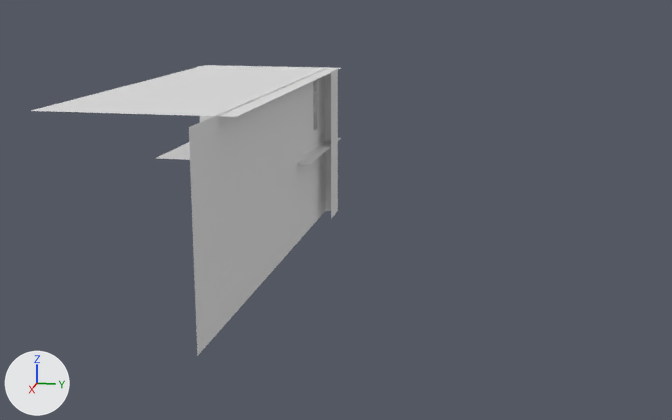
The glTF model assets/threejs/models/portfolio_room.glb as it was, and as the next commit left it.
One viewpoint serves both versions: a 50 mm lens placed at (66.6, 18.6, 11.5), pointed at (13.6, 8.0, -1.7). The axes (+X, +Y, +Z) are drawn at lower left. The lights are the same throughout. Where no turn or scale is listed for an object, it has been applied to the vertices. Vertices at the same position are counted once.

In view in the first picture: 'Ceiling', 'Floor', 'Wall', 'WallRight', 'Window'.
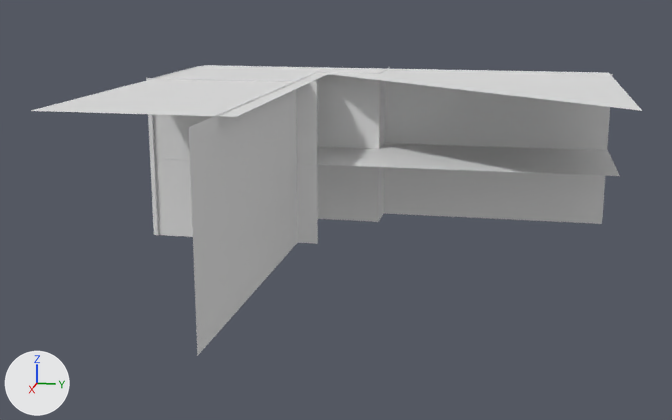
Boxes (x1, y1, x2, y2) around the edits, measured in the pictures (672 x 420 px):
'WallRight', reshaped (45% wider): before (189, 68, 327, 356); after (189, 67, 390, 356)
'Wall', reshaped (229% wider, 10% taller): before (198, 66, 338, 219); after (150, 66, 613, 235)
'Ceiling', reshaped (97% wider): before (31, 65, 340, 117); after (31, 65, 642, 117)
'WallBack', added: after (146, 78, 318, 244)
'Floor', reshaped: before (157, 138, 341, 164); after (159, 143, 620, 176)

What changed in the scene script:
```text
Add mat_neutral_005:
    mat_neutral_005 = principled_material('Neutral.005')
    mat_neutral_005.base_color = (0.8, 0.8, 0.8)  # white #e7e7e7
Change me_plane_001:
    where me_plane_001.from_pydata(...)  # 4 vertices, 2 faces; spans x -5.3..21.0, y -5.3..5.3, z 0.0
    used by ob_ceiling; location = (3.42, 0.0, 5.26)
    verts and faces of me_plane_001; kept vertices keep their numbers, new ones are numbered from 4
    before: 0 (-5.3, -5.3, 0.0) at pixel (204, 65), 1 (21.0, -5.3, 0.0) at pixel (29, 110), 2 (-5.3, 5.3, 0.0) at pixel (341, 67), 3 (21.0, 5.3, 0.0) at pixel (236, 116)
    me_plane_001 part 1
    add delete_faces([(0, 2, 3), (0, 3, 1)])
    add verts[4] = (-0.3, 5.3, 0.0)  # pixel (327, 74)
    add verts[5] = (-5.3, 24.4, 0.0)  # pixel (608, 72)
    add verts[6] = (15.0, 24.4, 0.0)  # pixel (642, 110)
    add faces += [(0, 2, 1), (1, 4, 3), (1, 2, 4), (2, 5, 4), (4, 5, 6)]
Change me_plane_002:
    where me_plane_002.from_pydata(...)  # 4 vertices, 2 faces; spans x -5.33..5.33, y -5.33..5.33, z 0.0
    used by ob_floor; location = (3.42, 0.0, 0.0)
    me_plane_002 part 2
    me_plane_002.vertices[2].co: (-5.33, 5.33, 0.0) -> (-5.33, 24.61, 0.0)  # pixel (341, 137) -> pixel (606, 146)
    me_plane_002.vertices[3].co: (5.33, 5.33, 0.0) -> (5.33, 24.61, 0.0)  # pixel (310, 164) -> pixel (619, 176)
Change me_plane:
    where me_plane.from_pydata(...)  # 6 vertices, 4 faces; spans x 0.0..2.39, y -5.33..5.33, z -5.33..5.33
    used by ob_wall; location = (-0.34, 0.0, 0.0)
    verts and faces of me_plane; kept vertices keep their numbers, new ones are numbered from 6
    before: 0 (0.0, -5.33, 5.33) at pixel (197, 66), 1 (0.0, -5.33, -5.33), 2 (0.0, 5.33, 5.33) at pixel (337, 68), 3 (0.0, 5.33, -5.33) at pixel (337, 211), 4 (2.39, 5.33, 5.33) at pixel (331, 71)
    before: 5 (2.39, 5.33, -5.33) at pixel (331, 218)
    me_plane part 3
    add delete_vertices([*range(2, 6)])  # with the faces that use them
    add verts[6] = (0.0, 24.57, 5.33)  # pixel (612, 73)
    add verts[7] = (0.0, 24.57, -5.33)  # pixel (602, 223)
    add verts[8] = (9.25, -5.33, 5.33)  # pixel (150, 78)
    add verts[9] = (9.25, -5.33, -5.33)  # pixel (157, 235)
    add faces += [(0, 1, 7), (0, 7, 6), (0, 8, 1), (1, 8, 9)]
Change me_plane_003:
    where me_plane_003.from_pydata(...)  # 12 vertices, 10 faces; spans x -5.3..24.0, y 0.0, z -5.3..5.3
    used by ob_wallright; location = (4.41, 4.41, 0.0)
    verts and faces of me_plane_003; kept vertices keep their numbers, new ones are numbered from 12
    before: 2 (-5.3, 0.0, 5.3) at pixel (326, 67), 3 (-5.3, 0.0, -5.3), 5 (-5.3, 0.0, 1.3), 6 (0.0, 0.0, 5.3) at pixel (310, 74), 7 (0.0, 0.0, -5.3) at pixel (311, 226)
    before: 8 (0.0, 0.0, 1.3) at pixel (311, 133), 9 (-2.7, 0.0, -5.3) at pixel (319, 217), 10 (-2.7, 0.0, 1.3) at pixel (319, 127), 11 (-2.7, 0.0, 5.3) at pixel (319, 71)
    me_plane_003 part 4
    add for i in [2, 3, 5]: verts[i] += (3.1, 4.4, 0.0)
    add for i in [6, 7, 8]: verts[i] += (-0.5, 0.0, 0.0)
    add for i in [9, 10, 11]: verts[i] += (0.5, 0.0, 0.0)
    add for new, old in zip([12, 13, 14], [2, 3, 5]): verts[new] = verts[old] + (-4.7, 0.0, 0.0)
    add faces += [(3, 5, 14), (3, 14, 13), (2, 12, 5), (5, 12, 14)]
Add me_plane_016:
    me_plane_016.from_pydata([(1.65, 5.78, 5.33), (1.65, 5.78, -5.33), (1.65, -5.68, 5.33), (1.65, -5.68, -5.33), (-7.6, 5.78, 5.33), (-7.6, 5.78, -5.33)], [], [(0, 1, 3), (0, 3, 2)])
    me_plane_016.materials.append(mat_neutral_005)  # white #e7e7e7
Add ob_wallback:
    ob_wallback = bpy.data.objects.new('WallBack', me_plane_016)
    ob_wallback.location = (7.07, 0.0, 0.0)
```
